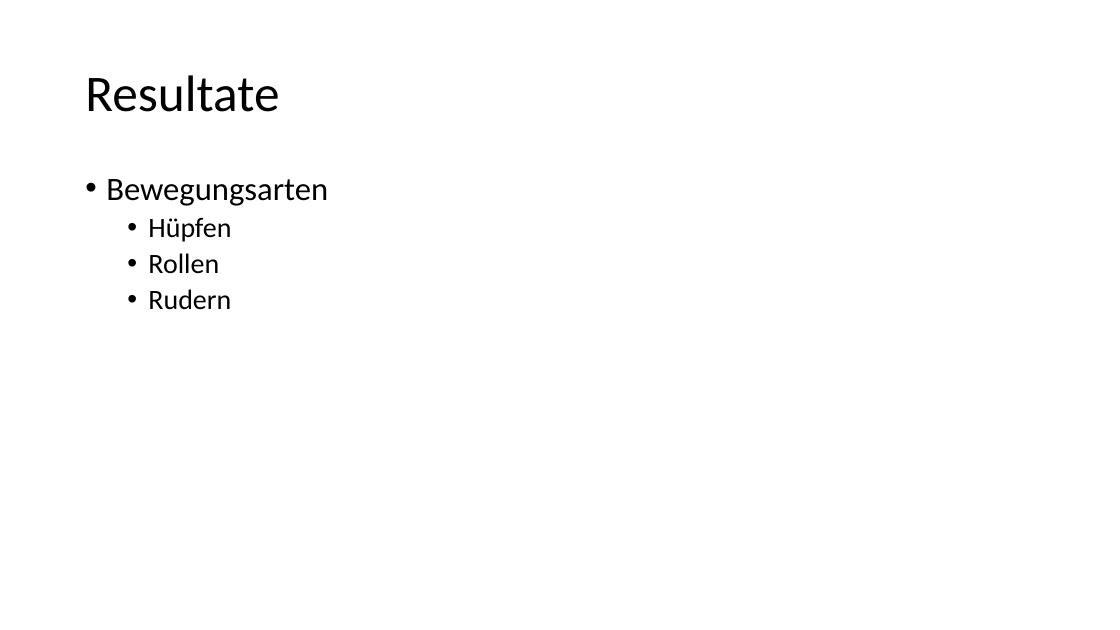
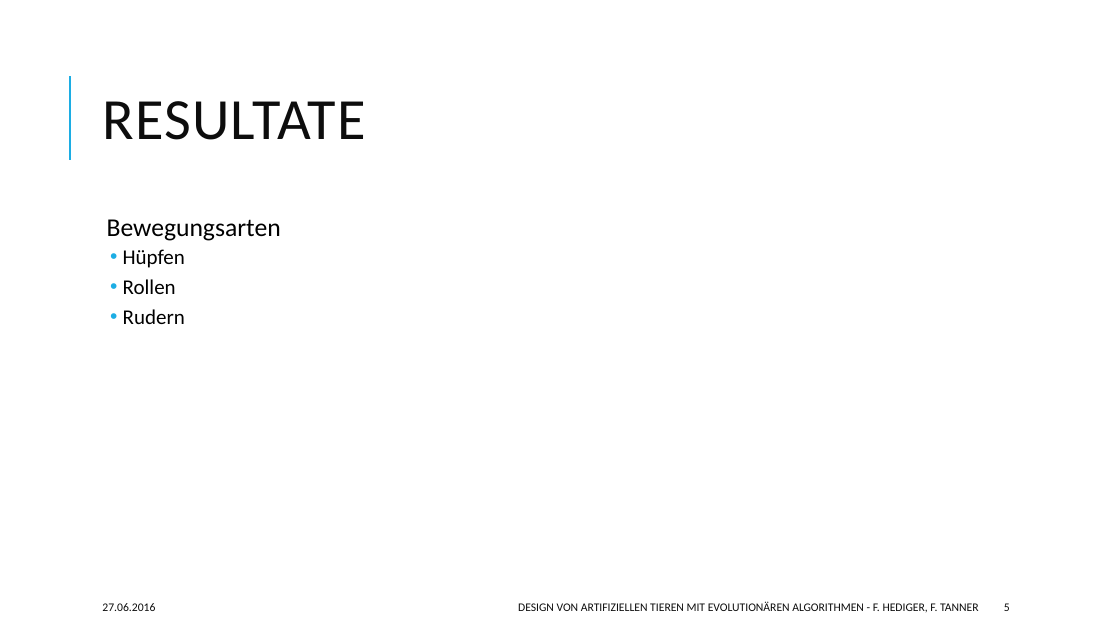
Before and after one commit to hedigerf/evolut, a slide deck: slide 5 of evolutdoc/presentation.pptx (slide 4 before the commit). Drawn at 1120x630 pixels with LibreOffice and Linux fonts; fonts in the diff are those of the drawing. Boxes give left, top, right and bottom in pixels: in the first picture for what was removed or moved away, otherwise in the second. Text is boxed around its words. In the diff, an @@ line names an element or a change of style, - is before the commit and + after.

```diff
--- a/evolutdoc/presentation.pptx
+++ b/evolutdoc/presentation.pptx
@@ line added from (70, 160) to (70, 76), #1CADE4 1.5 pt @@
@@ title at [102,101,365,140]: text changed; size 44 to 50 pt; text colour #000000 to #0D0D0D @@
-Resultate
+RESULTATE
@@ text "Bewegungsarten": place and size @@
-text "Bewegungsarten" at [106,179,328,310]
+text "Bewegungsarten" at [107,219,281,324]
@@ text "Bewegungsarten" at [107,219,281,324]: size 28 to 22 pt in "Bewegungsarten"; size 24 to 18 pt in "Hüpfen", "Rollen", "Rudern"; bullet • to  ; more space between paragraphs; indent changed @@
@@ text added at [102,603,155,611], 10 pt, text #0D0D0D @@
+27.06.2016
@@ text added at [518,602,978,612], 10 pt, text #0D0D0D @@
+DESIGN VON ARTIFIZIELLEN TIEREN MIT EVOLUTIONÄREN ALGORITHMEN - F. HEDIGER, F. TANNER
@@ page number added at [1004,603,1010,611], 10 pt, text #0D0D0D @@
+5
```
Also in this commit, not shown: 4 other slides changed, 2 slides added, 2 slides removed.
